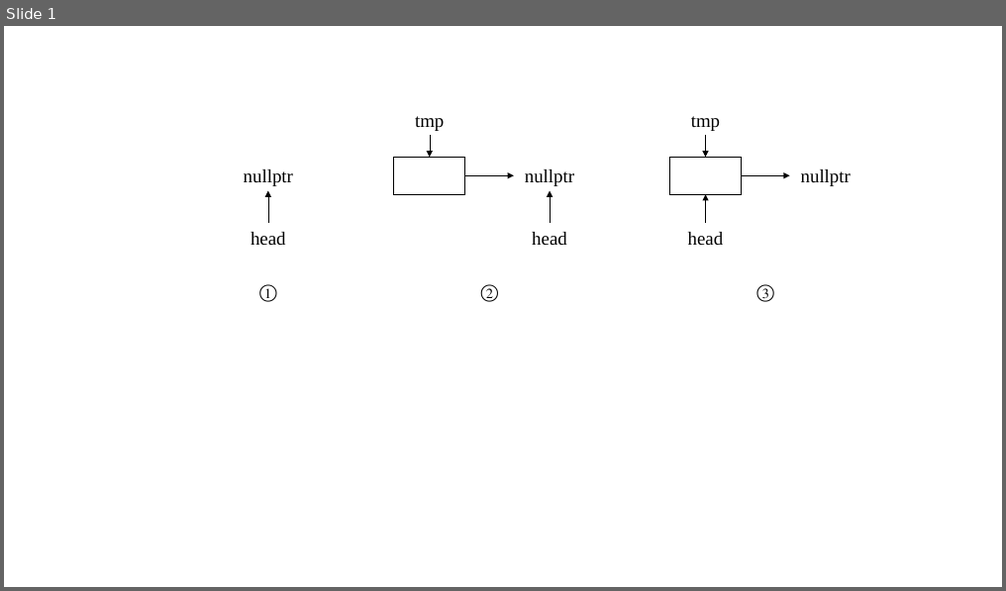
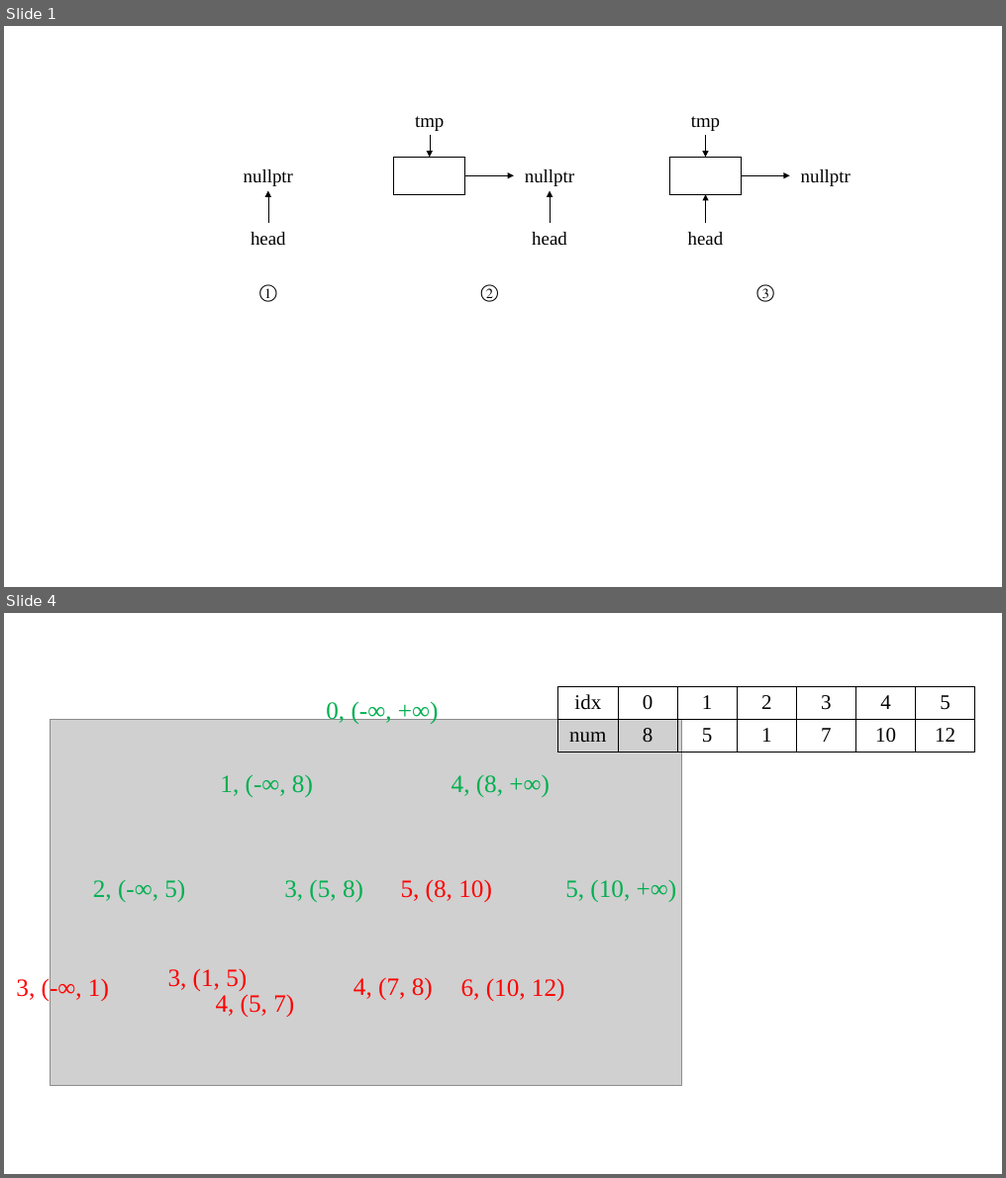
Before and after one commit to Hansimov/cs-notes, a slide deck: 高频代码题解示意图.pptx. Shown one above the other, each under a label of ours: slide 1 before the commit, slides 1 and 4 after it; the slides between them are not shown. The pictures are 1006x591 and 1006x1178 pixels, drawn with LibreOffice and Linux fonts; fonts in the diff are those of the drawing; grey boxes stand for pictures. Boxes give left, top, right and bottom in pixels: in the first picture for what was removed or moved away, otherwise in the second. Text is boxed around its words. In the diff, an @@ line names an element or a change of style, - is before the commit and + after.

```diff
--- a/高频代码题解示意图.pptx
+++ b/高频代码题解示意图.pptx
@@ slide 4 added at box(4, 613, 1002, 1174), background #FFFFFF @@
@@ table added at box(558, 687, 978, 753), 2 rows, 7 columns @@
+idx | 0 | 1 | 2 | 3 | 4 | 5
+num | 8 | 5 | 1 | 7 | 10 | 12
@@ picture added at box(50, 719, 681, 1086) @@
@@ text added at box(326, 702, 345, 725), 24 pt, text #00B050 @@
+0, (-∞, +∞)
@@ text added at box(220, 774, 313, 797), 24 pt, text #00B050 @@
+1, (-∞, 8)
@@ text added at box(451, 775, 503, 797), 24 pt, text #00B050 @@
+4, (8, +∞)
@@ text added at box(284, 879, 363, 902), 24 pt, text #00B050 @@
+3, (5, 8)
@@ text added at box(401, 879, 492, 902), 24 pt, text #FF0000 @@
+5, (8, 10)
@@ text added at box(565, 879, 630, 902), 24 pt, text #00B050 @@
+5, (10, +∞)
@@ text added at box(93, 880, 185, 902), 24 pt, text #00B050 @@
+2, (-∞, 5)
@@ text added at box(16, 978, 109, 1001), 24 pt, text #FF0000 @@
+3, (-∞, 1)
@@ text added at box(168, 969, 247, 991), 24 pt, text #FF0000 @@
+3, (1, 5)
@@ text added at box(216, 995, 294, 1017), 24 pt, text #FF0000 @@
+4, (5, 7)
@@ text added at box(353, 977, 433, 1000), 24 pt, text #FF0000 @@
+4, (7, 8)
@@ text added at box(461, 979, 565, 1001), 24 pt, text #FF0000 @@
+6, (10, 12)
```
Also in this commit, not shown: 2 other slides added, 14 other files.
